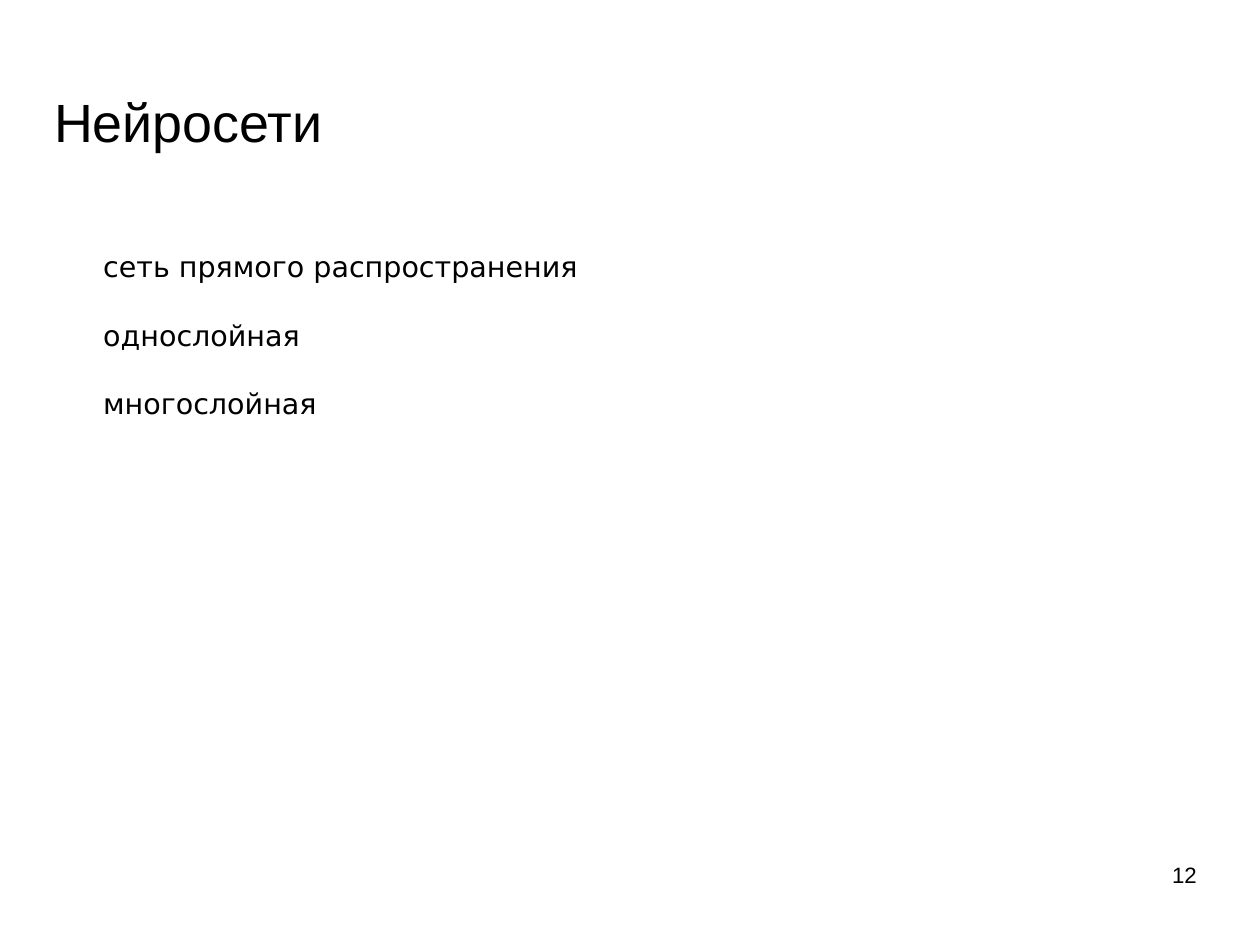
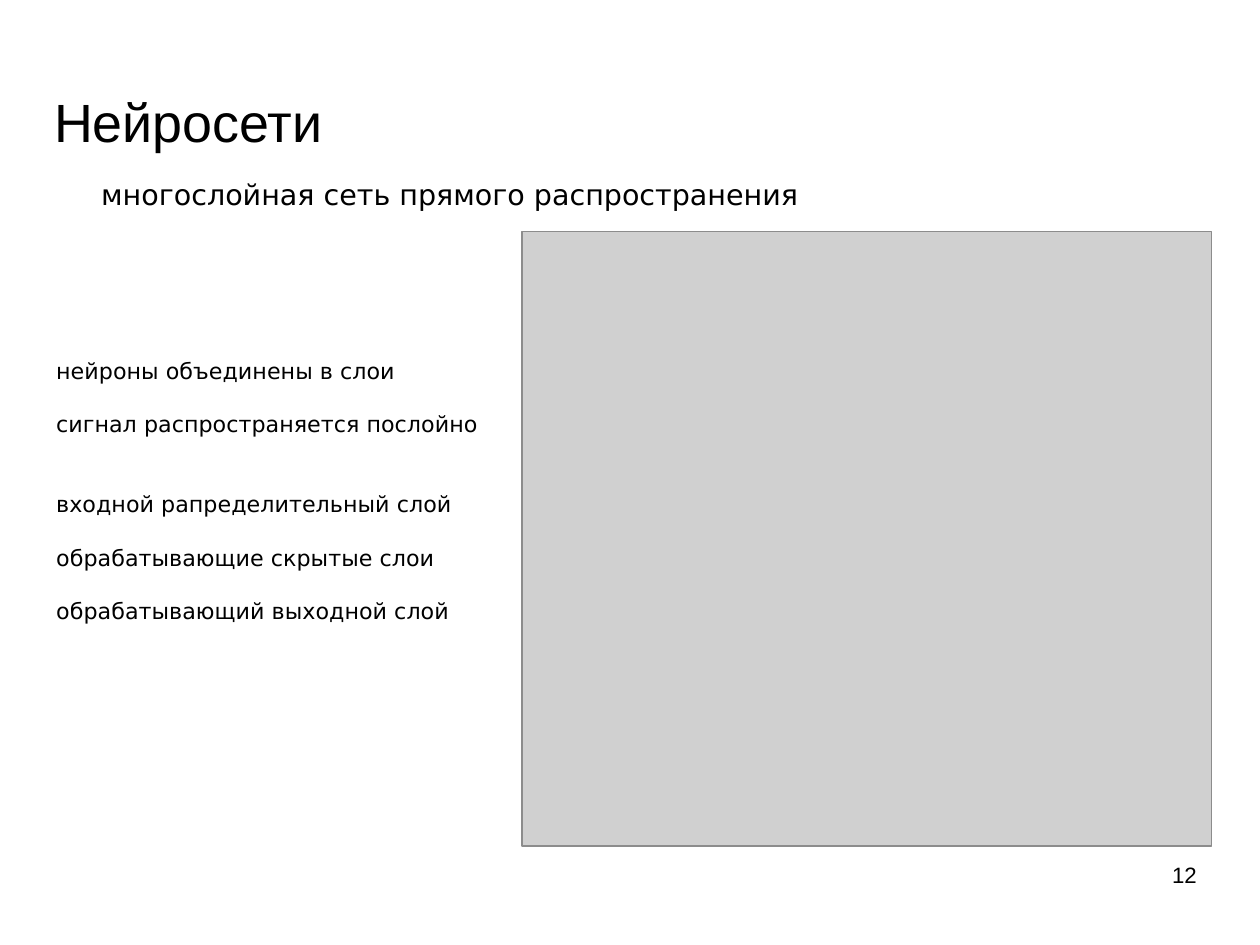
Before and after one commit to mechanoid5/ml_lectorium_legacy, a slide deck: slide 12 of 10-ann.odp. Drawn at 1260x945 pixels with LibreOffice and Linux fonts; fonts in the diff are those of the drawing; grey boxes stand for pictures; background and template pictures are left out. Boxes give left, top, right and bottom in pixels: in the first picture for what was removed or moved away, otherwise in the second. Text is boxed around its words. In the diff, an @@ line names an element or a change of style, - is before the commit and + after.

```diff
--- a/10-ann.odp
+++ b/10-ann.odp
@@ text at [101, 183, 798, 211]: text changed @@
-сеть прямого распространения
-однослойная
-многослойная
+многослойная сеть прямого распространения
@@ picture added at [523, 232, 1212, 846] @@
@@ text added at [56, 362, 478, 624], 14 pt, text #000000 @@
+нейроны объединены в слои
+сигнал распространяется послойно
+входной рапределительный слой
+обрабатывающие скрытые слои
+обрабатывающий выходной слой
```
Also in this commit, not shown: 6 other slides changed, 4 slides added, 3 slides removed.
